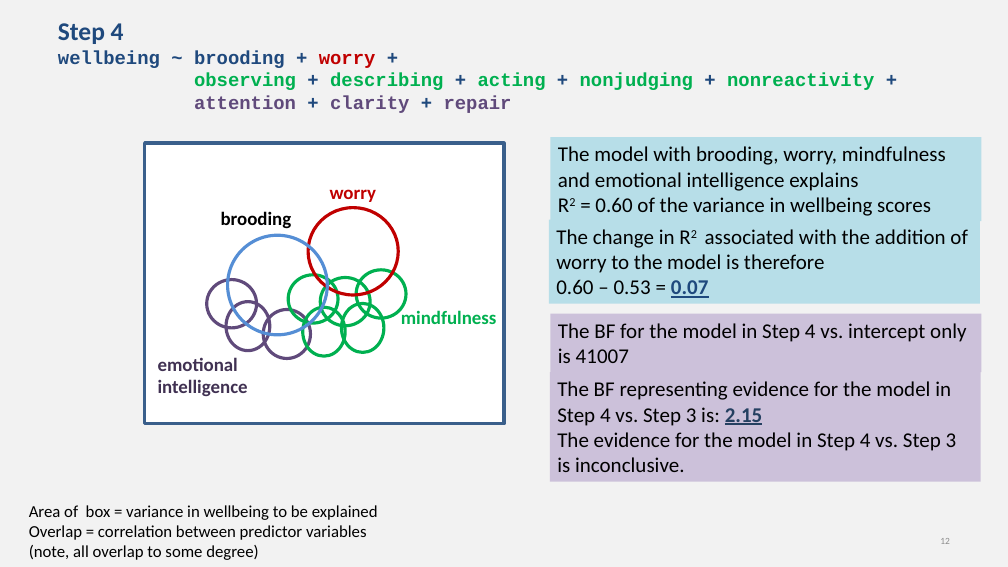
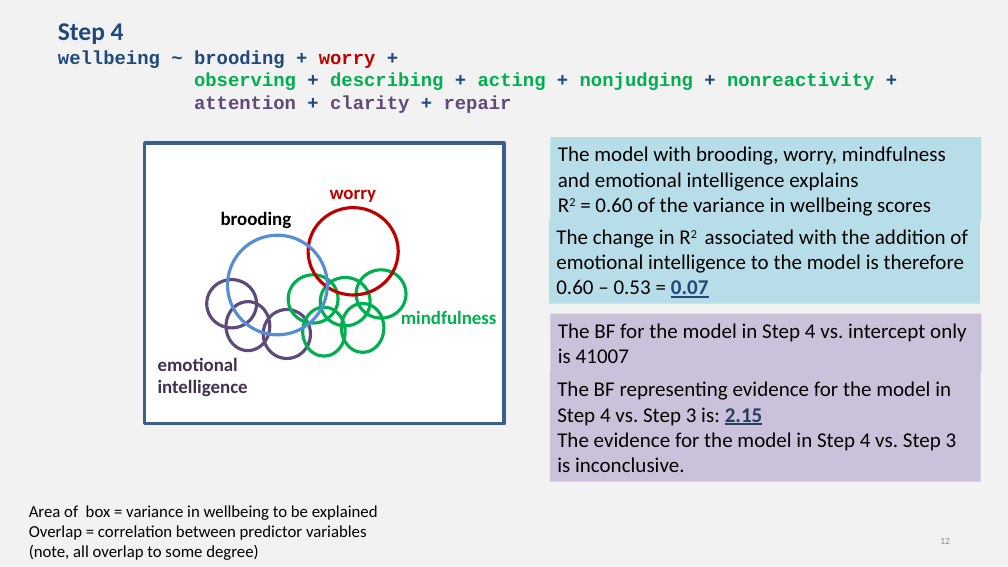
Before and after one commit to chrisjberry/datafluencyCB, a slide deck: slide 12 of docs/slides/PSYC761_L5_MultipleRegression3.pptx. Drawn at 1008x567 pixels with LibreOffice and Linux fonts; fonts in the diff are those of the drawing. Boxes give left, top, right and bottom in pixels: in the first picture for what was removed or moved away, otherwise in the second. Text is boxed around its words. In the diff, an @@ line names an element or a change of style, - is before the commit and + after.

```diff
--- a/docs/slides/PSYC761_L5_MultipleRegression3.pptx
+++ b/docs/slides/PSYC761_L5_MultipleRegression3.pptx
@@ text in rectangle at (x1=556, y1=229, x2=968, y2=273): text changed @@
-The change in R2 associated with the addition of worry to the model is therefore
+The change in R2 associated with the addition of emotional intelligence to the model is therefore
```
